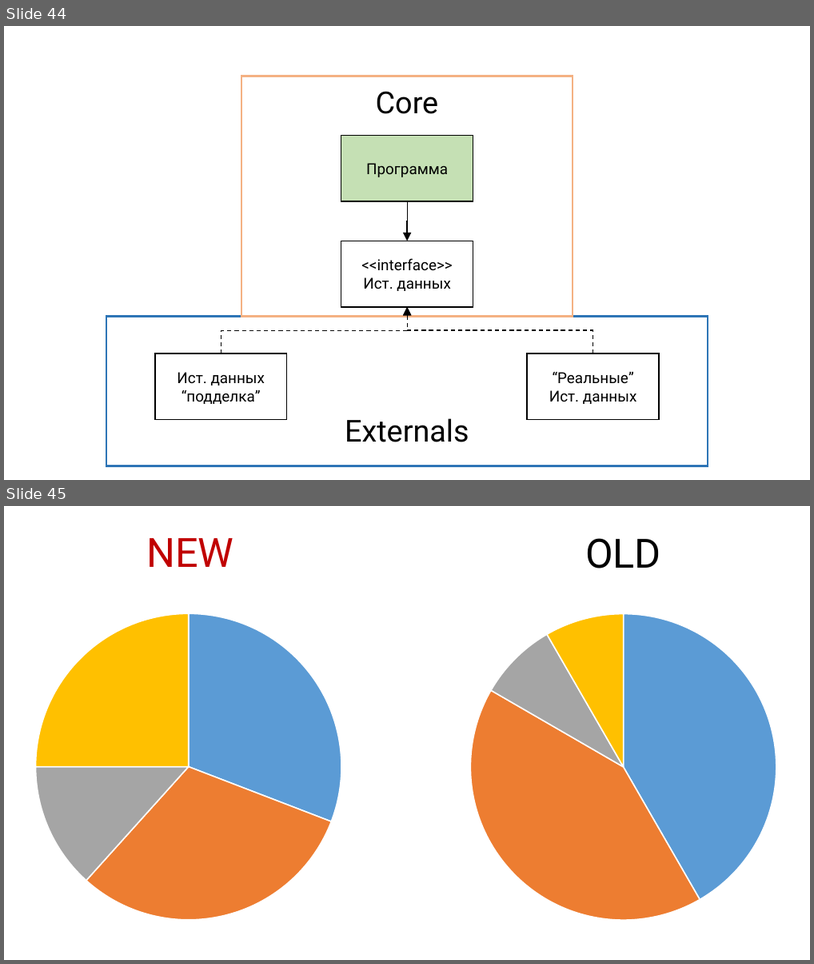
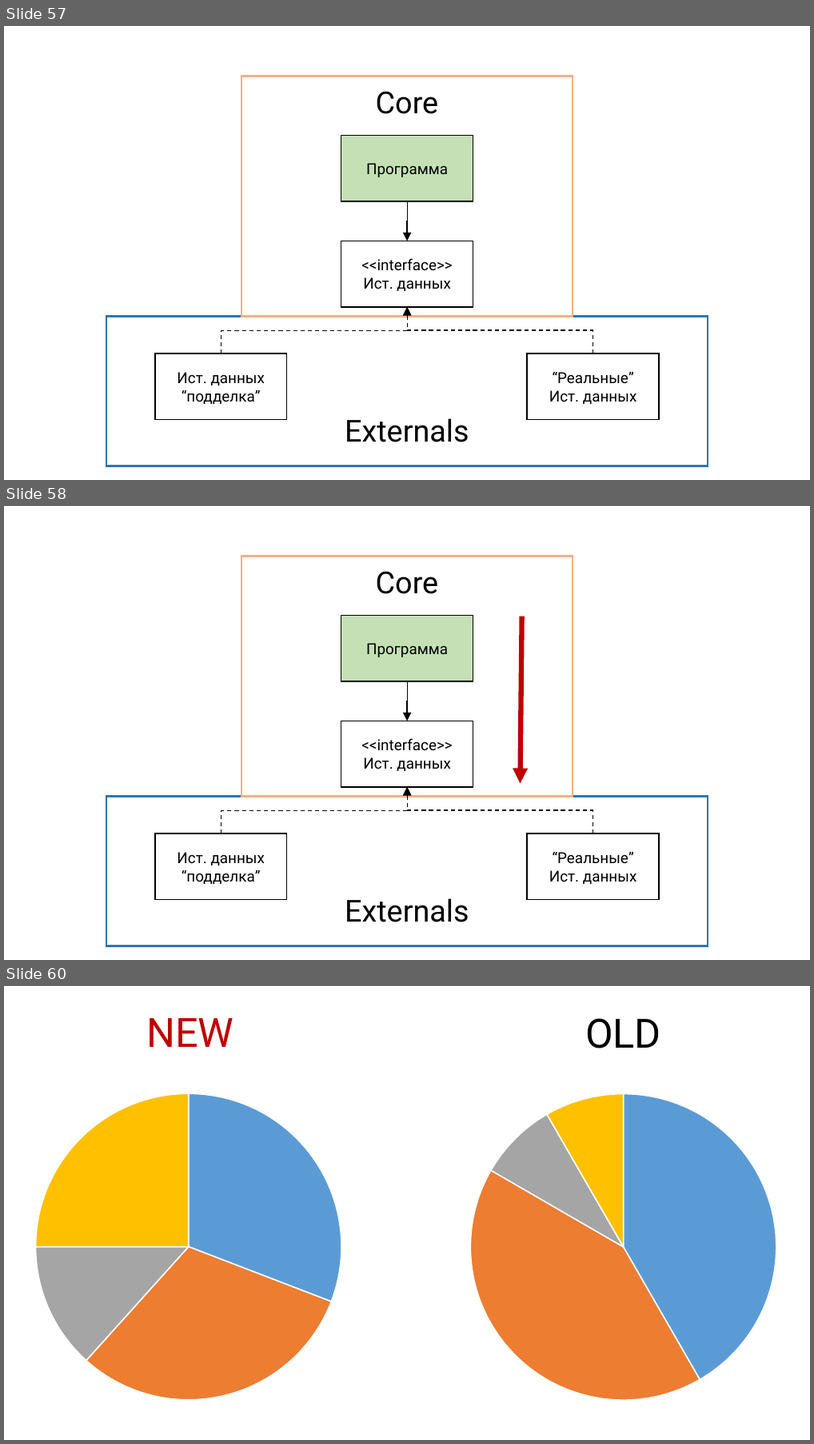
Before and after one commit to rkhaimov/brain-gym, a slide deck: Презентация.pptx. Shown one above the other, each under a label of ours: slides 44 and 45 before the commit, slides 57, 58 and 60 after it; the slides between them are not shown. The pictures are 814x964 and 814x1444 pixels, drawn with LibreOffice and Linux fonts; fonts in the diff are those of the drawing. Boxes give left, top, right and bottom in pixels: in the first picture for what was removed or moved away, otherwise in the second. Text is boxed around its words. In the diff, an @@ line names an element or a change of style, - is before the commit and + after.

```diff
--- a/Презентация.pptx
+++ b/Презентация.pptx
@@ slide 58 added at <box>4,506,810,960</box>, background #FFFFFF @@
@@ rectangle added at <box>242,556,573,796</box>, outline #F4B183 2.25 pt @@
@@ text added at <box>376,571,439,594</box>, 36 pt, text #000000 @@
+Core
@@ arrow added from (522, 616) to (521, 783), #C00000 6 pt @@
@@ group added at <box>155,615,659,900</box>: 4 rectangles, 3 elbow arrows @@
+Программа
+“Реальные”
+Ист. данных
+<<interface>>
+Ист. данных
+Ист. данных “подделка”
@@ rectangle added at <box>106,796,708,946</box>, outline #2E75B6 2.25 pt @@
@@ text added at <box>345,898,469,922</box>, 36 pt, text #000000 @@
+Externals
@@ what was slide 44 is now slide 57 @@
@@ what was slide 45 is now slide 60 @@
```
Also in this commit, not shown: 21 other slides added, 1 slide removed.
